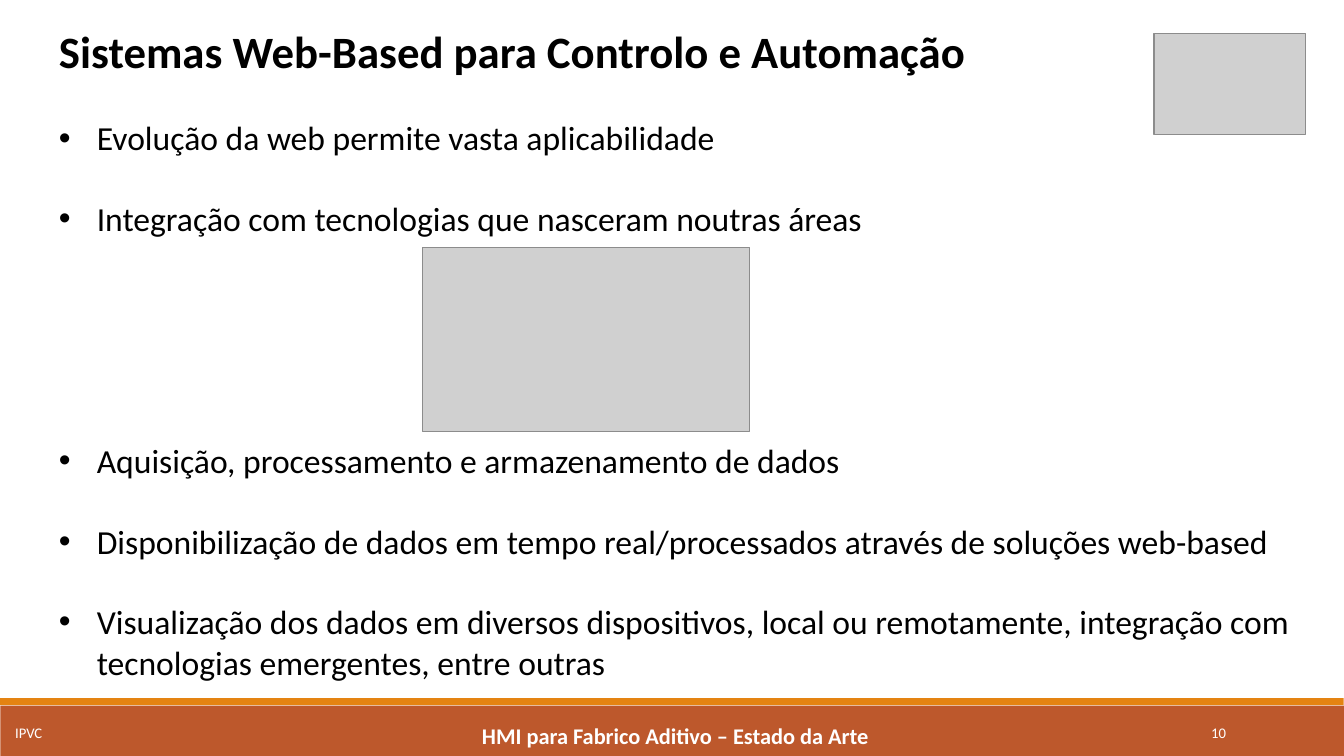
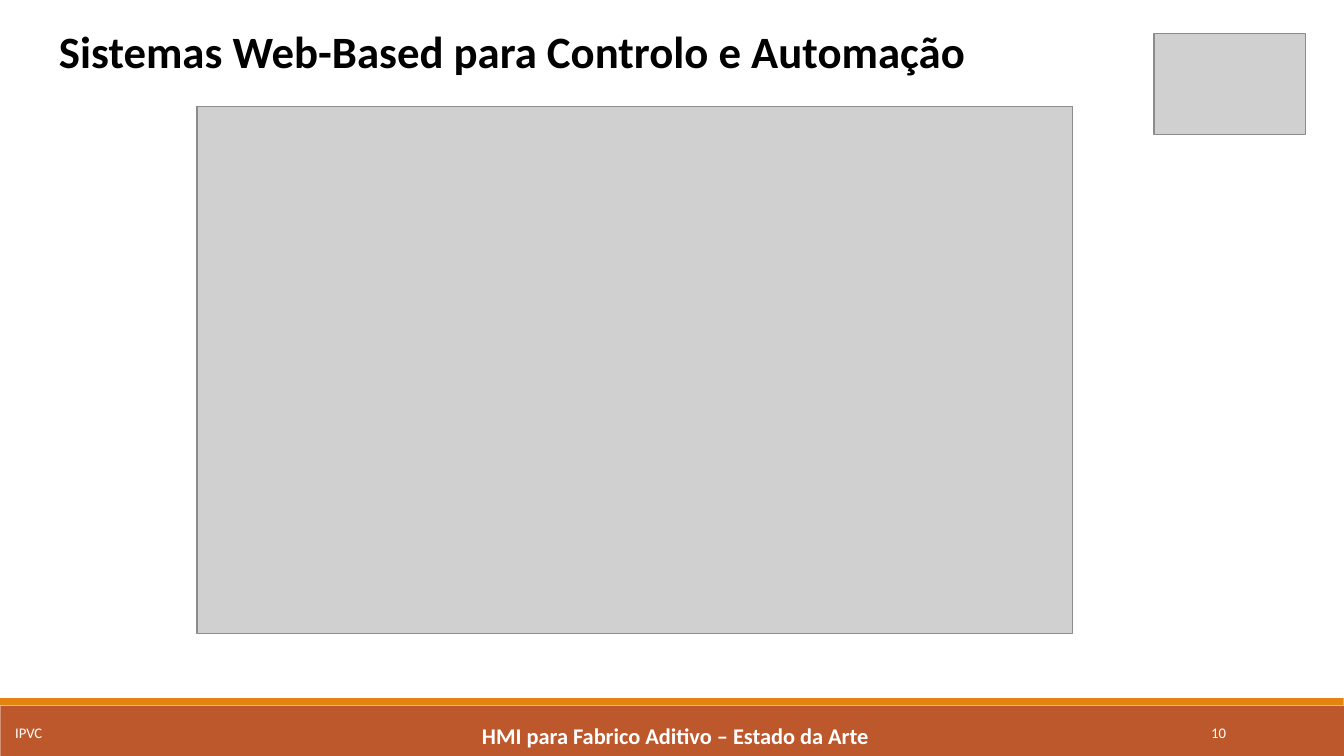
Before and after one commit to marcorlsrodrigues/projeto, a slide deck: slide 10 of Apresentacao Intermedia - Marco Rodrigues.pptx. Drawn at 1344x756 pixels with LibreOffice and Linux fonts; fonts in the diff are those of the drawing; grey boxes stand for pictures. Boxes give left, top, right and bottom in pixels: in the first picture for what was removed or moved away, otherwise in the second. Text is boxed around its words. In the diff, an @@ line names an element or a change of style, - is before the commit and + after.

```diff
--- a/Apresentacao Intermedia - Marco Rodrigues.pptx
+++ b/Apresentacao Intermedia - Marco Rodrigues.pptx
@@ picture added at (197,106,1072,634) @@
@@ text at (97,126,1288,681): paragraphs removed @@
-• Evolução da web permite vasta aplicabilidade
-• Integração com tecnologias que nasceram noutras áreas
-• Aquisição, processamento e armazenamento de dados
-• Disponibilização de dados em tempo real/processados através de soluções web-based
-• Visualização dos dados em diversos dispositivos, local ou remotamente, integração com tecnologias emergentes, entre outras
@@ picture removed at (422,247,750,432) @@
```
Also in this commit, not shown: 4 other slides changed, 6 slides added, 10 other files.
